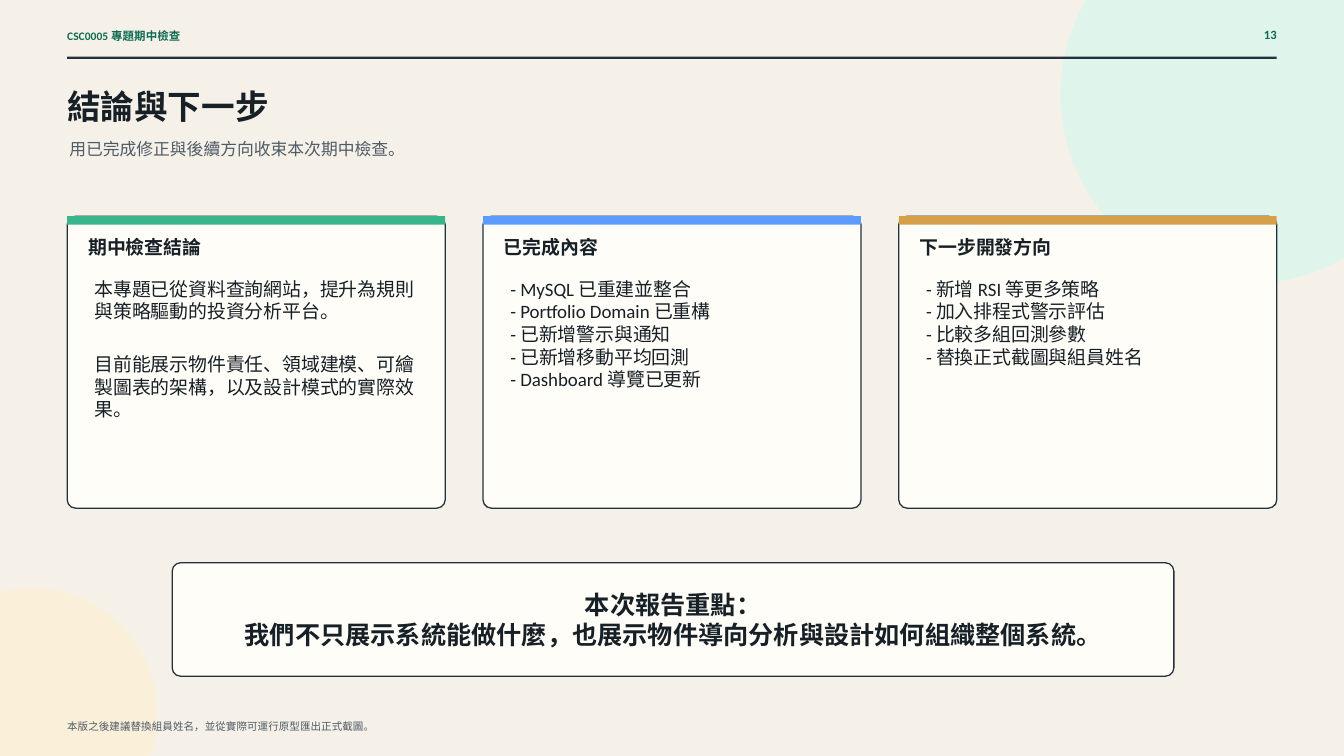
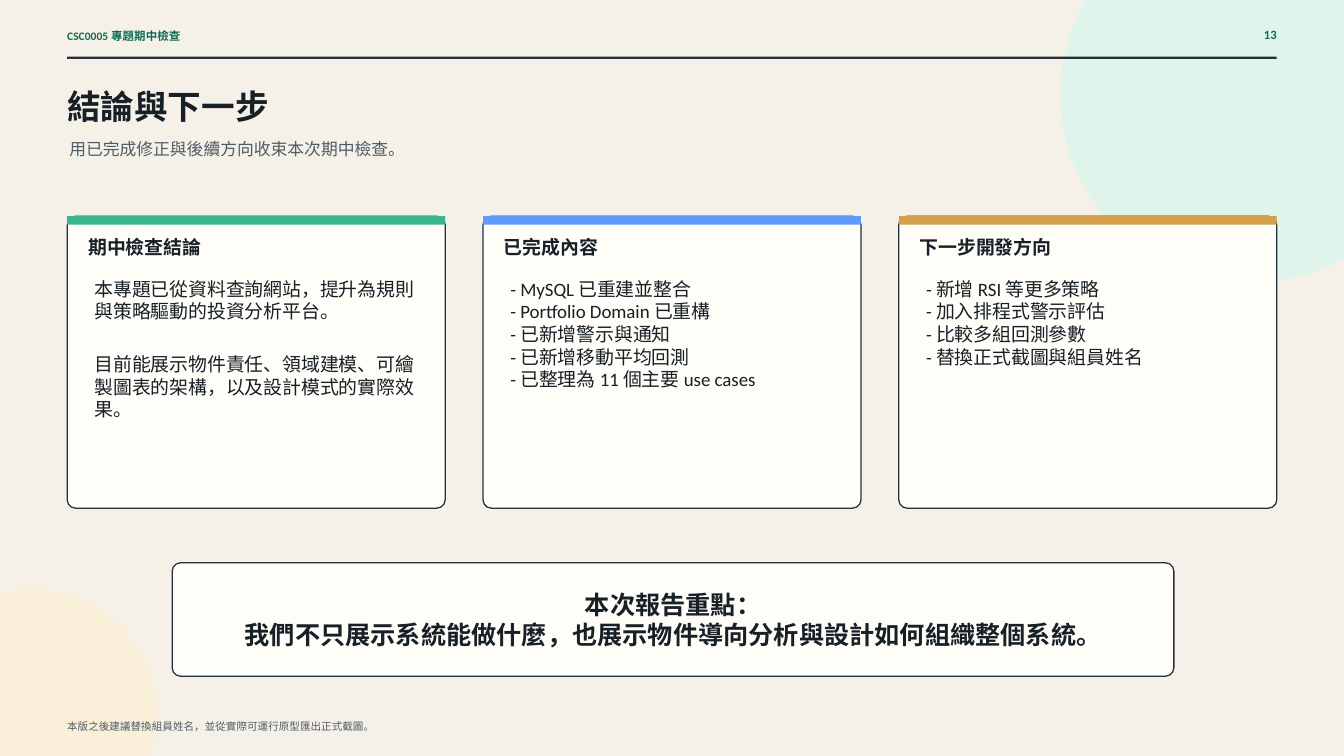
Before and after one commit to edison0828/Stock-Query-Website, a slide deck: slide 13 of output/slides/ooad-checkpoint-draft/OOAD_Checkpoint_ZH_Draft.pptx. Drawn at 1344x756 pixels with LibreOffice and Linux fonts; fonts in the diff are those of the drawing. Boxes give left, top, right and bottom in pixels: in the first picture for what was removed or moved away, otherwise in the second. Text is boxed around its words. In the diff, an @@ line names an element or a change of style, - is before the commit and + after.

Commit message:
Revise OOAD roadmap for 11 main use cases

```diff
--- a/output/slides/ooad-checkpoint-draft/OOAD_Checkpoint_ZH_Draft.pptx
+++ b/output/slides/ooad-checkpoint-draft/OOAD_Checkpoint_ZH_Draft.pptx
@@ text at box(520, 370, 756, 388): text changed @@
-- Dashboard 導覽已更新
+- 已整理為 11 個主要 use cases
```
Also in this commit, not shown: 1 other slide changed, 1 slide added, 2 other files.
